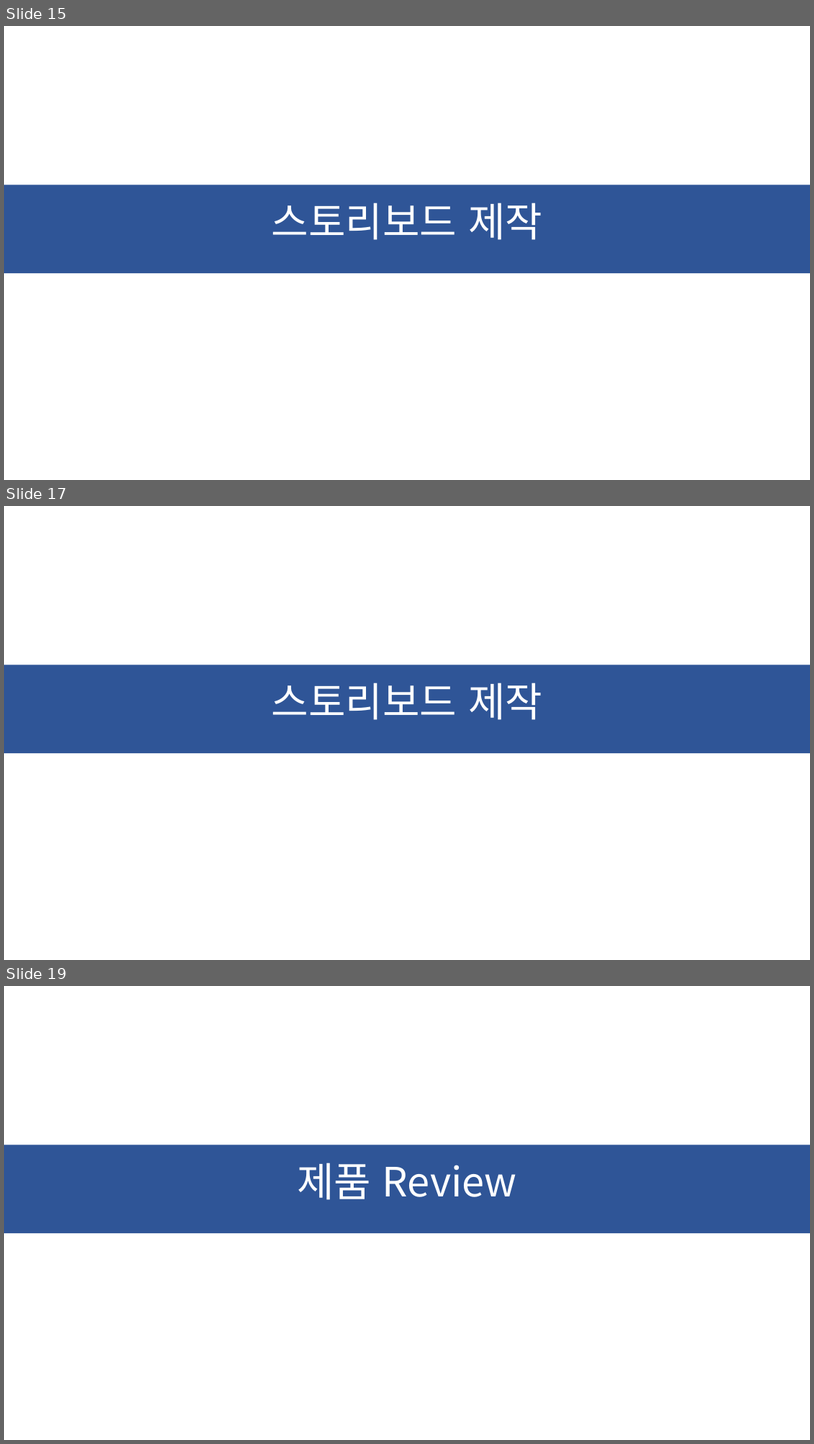
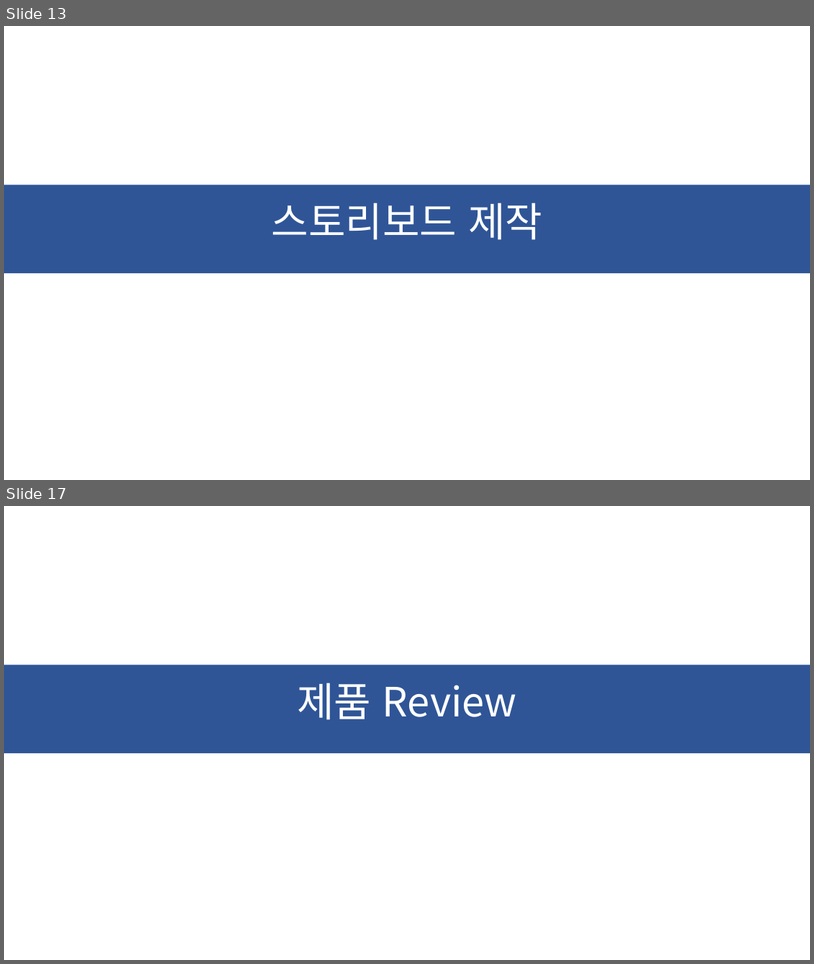
Before and after one commit to ChaeSung-Lee/DJ_InternShip, a slide deck: Project_BnC.pptx. Shown one above the other, each under a label of ours: slides 15, 17 and 19 before the commit, slides 13 and 17 after it; the slides between them are not shown. The pictures are 814x1444 and 814x964 pixels, drawn with LibreOffice and Linux fonts; fonts in the diff are those of the drawing. Boxes give left, top, right and bottom in pixels: in the first picture for what was removed or moved away, otherwise in the second. Text is boxed around its words. In the diff, an @@ line names an element or a change of style, - is before the commit and + after.

```diff
--- a/Project_BnC.pptx
+++ b/Project_BnC.pptx
@@ slide 17 removed at box(4, 506, 810, 960), background #FFFFFF @@
@@ rectangle removed at box(4, 664, 810, 753) @@
@@ text removed at box(272, 682, 543, 720) @@
-스토리보드 제작
@@ what was slide 15 is now slide 13 @@
@@ what was slide 19 is now slide 17 @@
```
Also in this commit, not shown: 2 slides changed, 8 slides added, 9 other slides removed.
